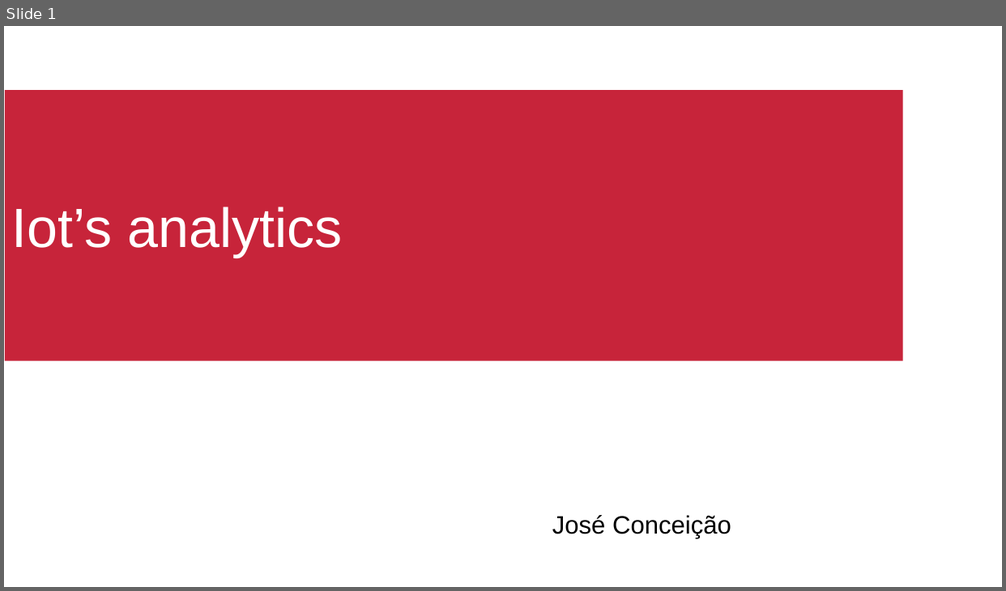
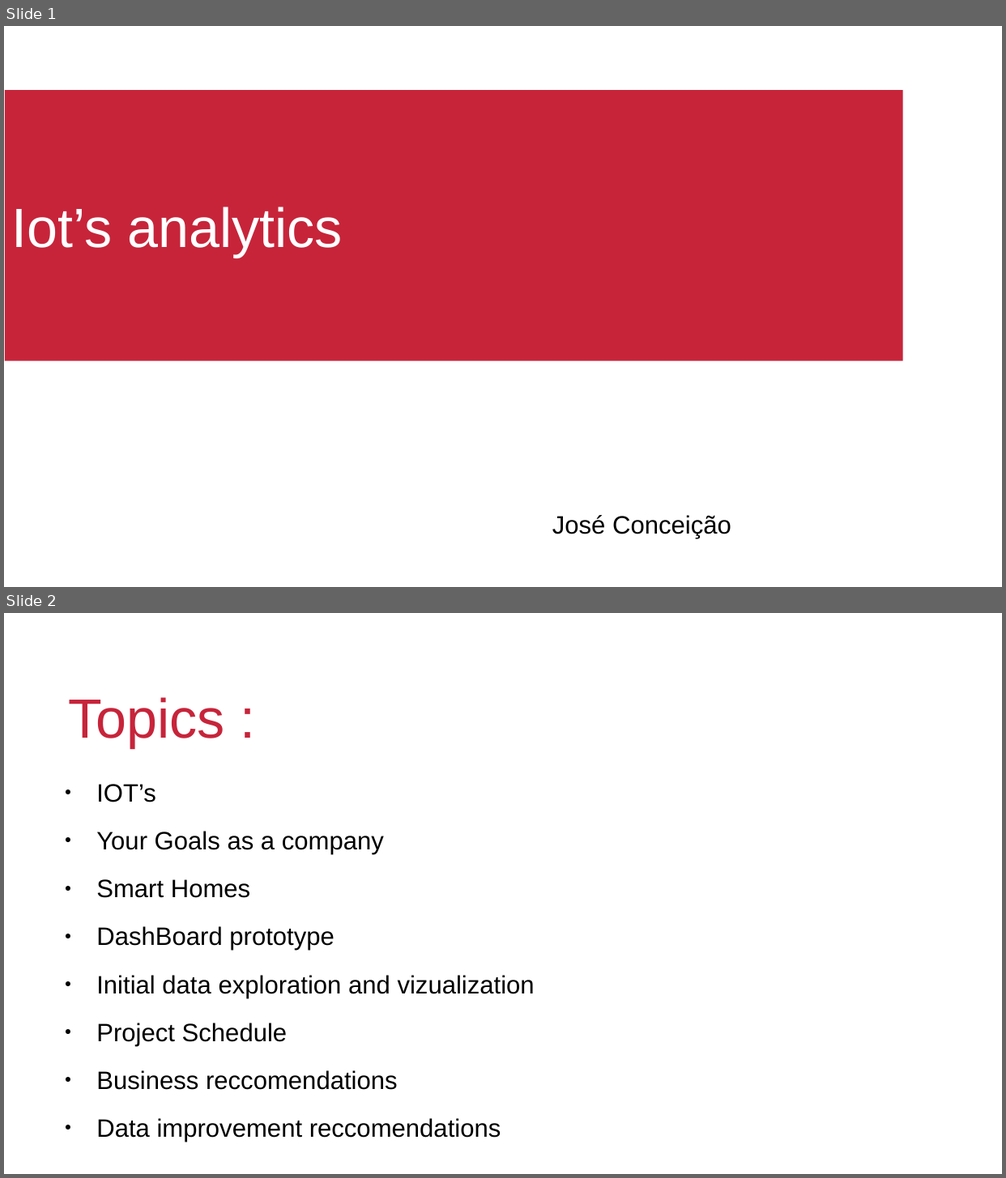
Before and after one commit to ZordoC/April_2019-Energy_Consumption, a slide deck: Info/BusinessProposal.odp. Shown one above the other, each under a label of ours: slide 1 before the commit, slides 1 and 2 after it. The pictures are 1006x591 and 1006x1178 pixels, drawn with LibreOffice and Linux fonts; fonts in the diff are those of the drawing; background and template pictures are left out. Boxes give left, top, right and bottom in pixels: in the first picture for what was removed or moved away, otherwise in the second. Text is boxed around its words. In the diff, an @@ line names an element or a change of style, - is before the commit and + after.

```diff
--- a/Info/BusinessProposal.odp
+++ b/Info/BusinessProposal.odp
@@ slide 2 added at bbox=[4, 613, 1002, 1174], background #FFFFFF @@
@@ title added at bbox=[68, 697, 225, 747], 44 pt, text #C7243A @@
+Topics :
@@ text added at bbox=[96, 784, 535, 1142], 20 pt, text #000000 @@
+● IOT’s
+● Your Goals as a company
+● Smart Homes
+● DashBoard prototype
+● Initial data exploration and vizualization
+● Project Schedule
+● Business reccomendations
+● Data improvement reccomendations
@@ text added at bbox=[175, 1148, 408, 1174], 14 pt, text #FFFFFF @@
+<date/time>
@@ text added at bbox=[423, 1148, 739, 1174], 14 pt, text #FFFFFF @@
+<footer>
@@ page number added at bbox=[763, 1148, 995, 1174], 14 pt, text #FFFFFF @@
+2
```
Also in this commit, not shown: 6 slides changed, 11 other slides added, 8 slides removed, 8 other files.
